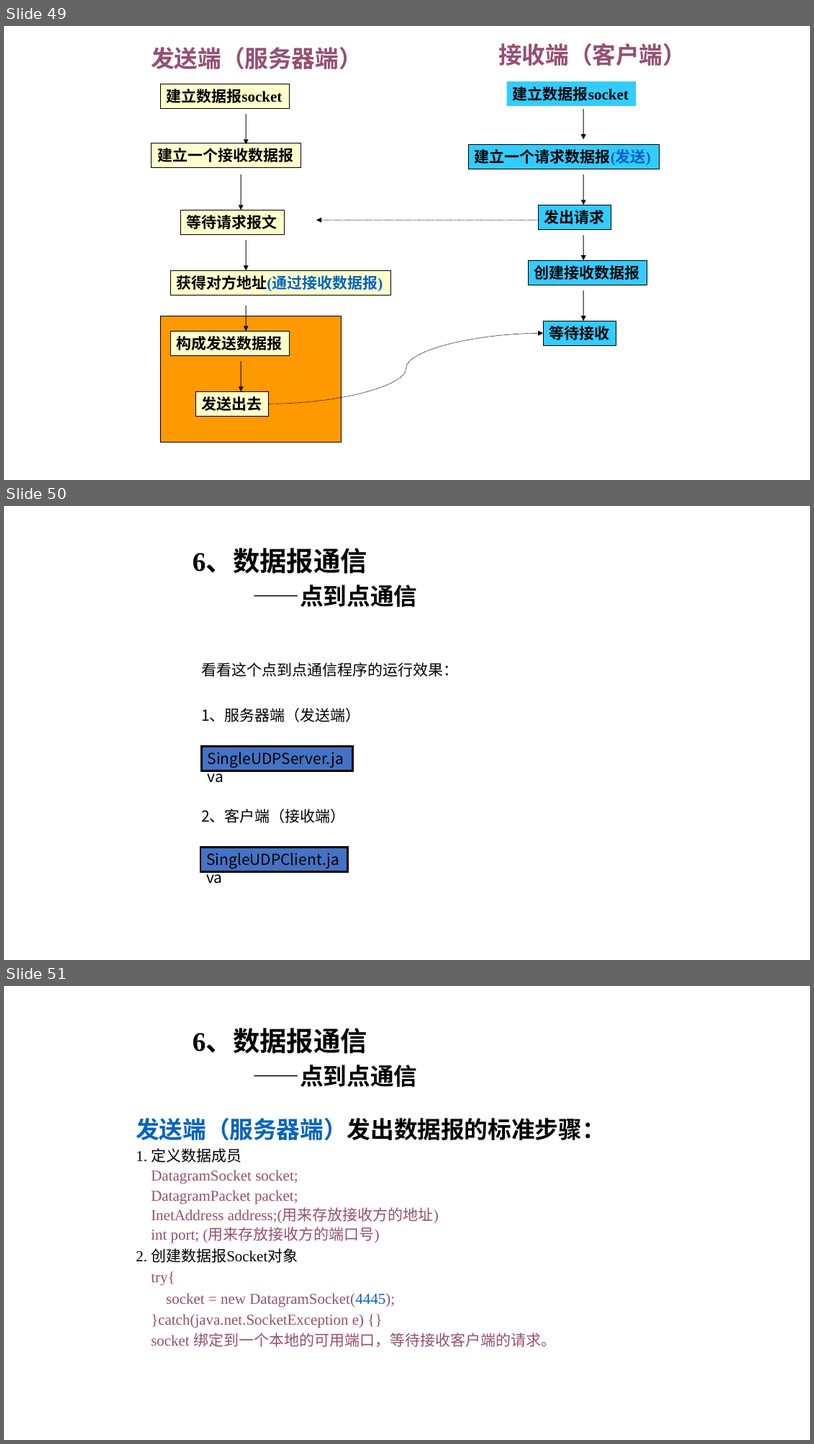
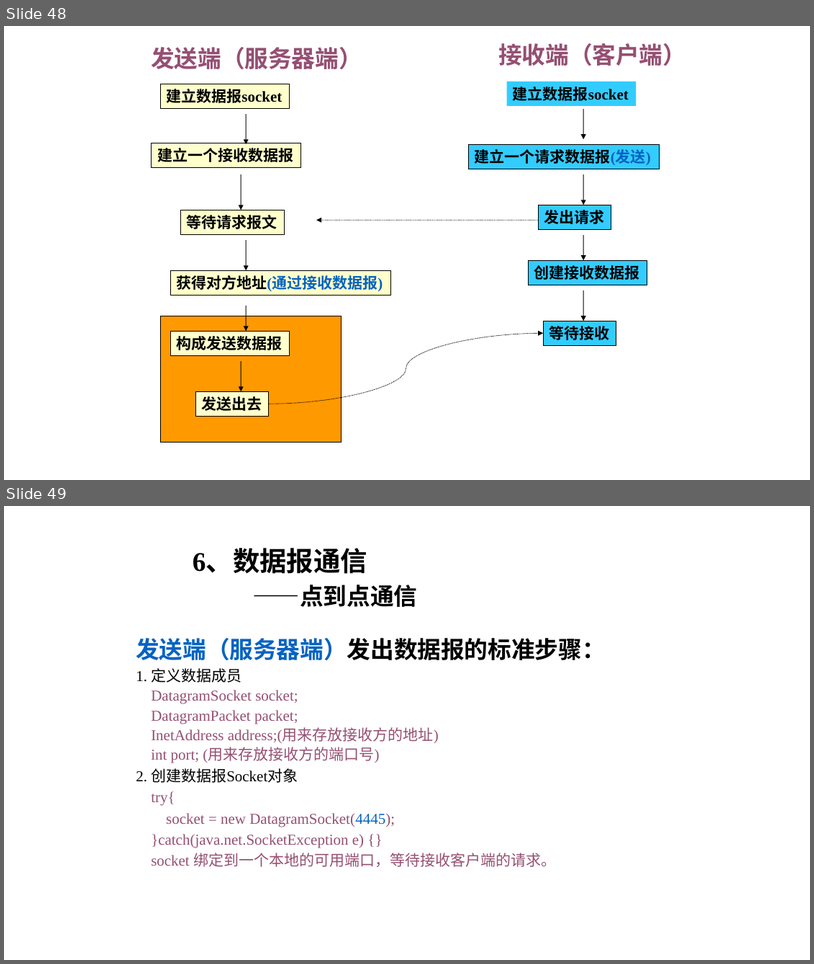
Before and after one commit to j-w-huang/oop, a slide deck: ch6/第六章 part4.pptx. Shown one above the other, each under a label of ours: slides 49, 50 and 51 before the commit, slides 48 and 49 after it. The pictures are 814x1444 and 814x964 pixels, drawn with LibreOffice and Linux fonts; fonts in the diff are those of the drawing. Boxes give left, top, right and bottom in pixels: in the first picture for what was removed or moved away, otherwise in the second. Text is boxed around its words. In the diff, an @@ line names an element or a change of style, - is before the commit and + after.

```diff
--- a/ch6/第六章 part4.pptx
+++ b/ch6/第六章 part4.pptx
@@ slide 50 removed at (4,506,810,960), background #FFFFFF @@
@@ text removed at (193,550,417,607) @@
-6、数据报通信
-——点到点通信
@@ text removed at (201,662,458,677) @@
-看看这个点到点通信程序的运行效果：
@@ text removed at (201,708,361,722) @@
-1、服务器端（发送端）
@@ rectangle removed at (202,746,353,770) @@
-SingleUDPServer.java
@@ text removed at (201,808,346,823) @@
-2、客户端（接收端）
@@ rectangle removed at (201,847,348,871) @@
-SingleUDPClient.java
@@ what was slide 49 is now slide 48 @@
@@ what was slide 51 is now slide 49 @@
```
Also in this commit, not shown: 8 slides changed, 1 other slide removed, 36 other files.
